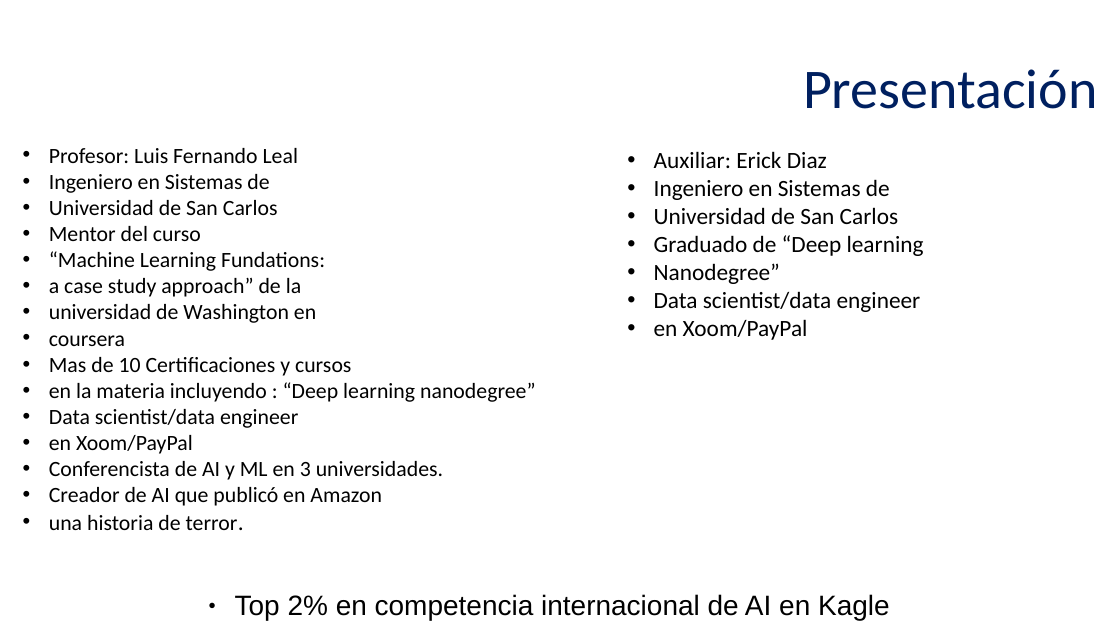
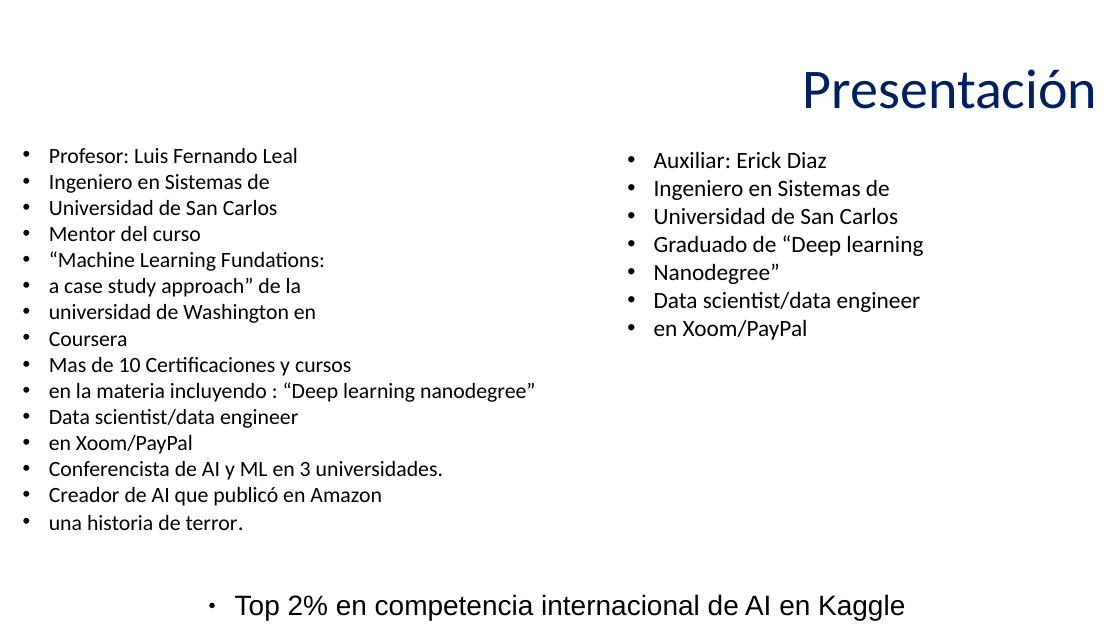
Before and after one commit to ErickDiaz/UFM_Machine_Learning_class, a slide deck: slide 3 of 201801/Clase1.pptx. Drawn at 1120x630 pixels with LibreOffice and Linux fonts; fonts in the diff are those of the drawing; background and template pictures are left out. Boxes give left, top, right and bottom in pixels: in the first picture for what was removed or moved away, otherwise in the second. Text is boxed around its words. In the diff, an @@ line names an element or a change of style, - is before the commit and + after.

```diff
--- a/201801/Clase1.pptx
+++ b/201801/Clase1.pptx
@@ text at <box>49,332,128,346</box>: text changed @@
-• coursera
+• Coursera
@@ text at <box>235,594,905,621</box>: text changed @@
-● Top 2% en competencia internacional de AI en Kagle
+● Top 2% en competencia internacional de AI en Kaggle
```
Also in this commit, not shown: 1 other slide changed.
